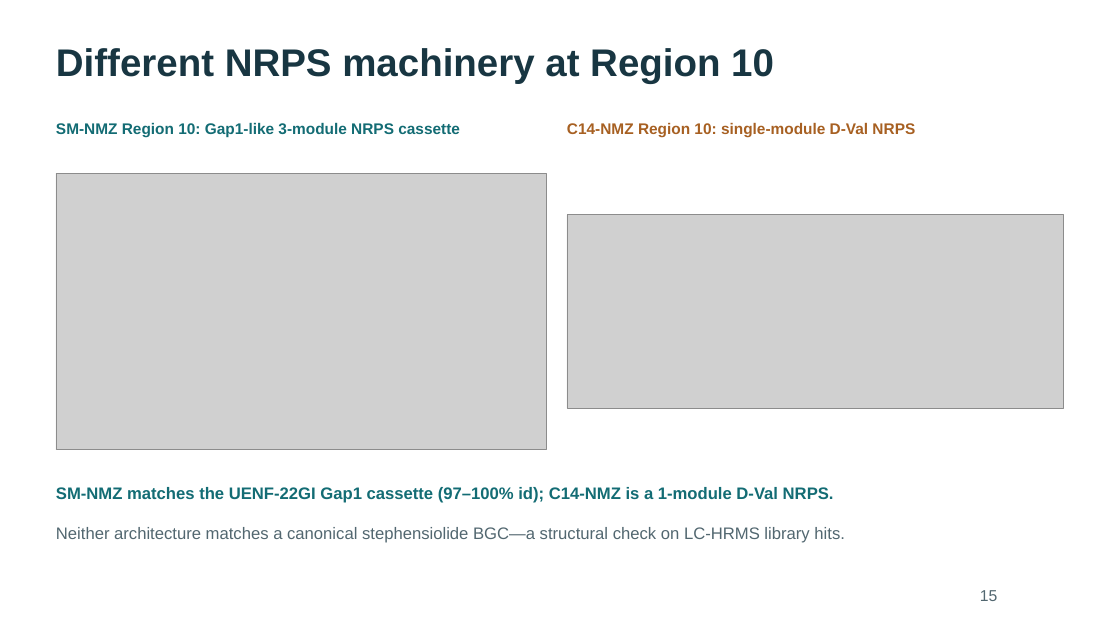
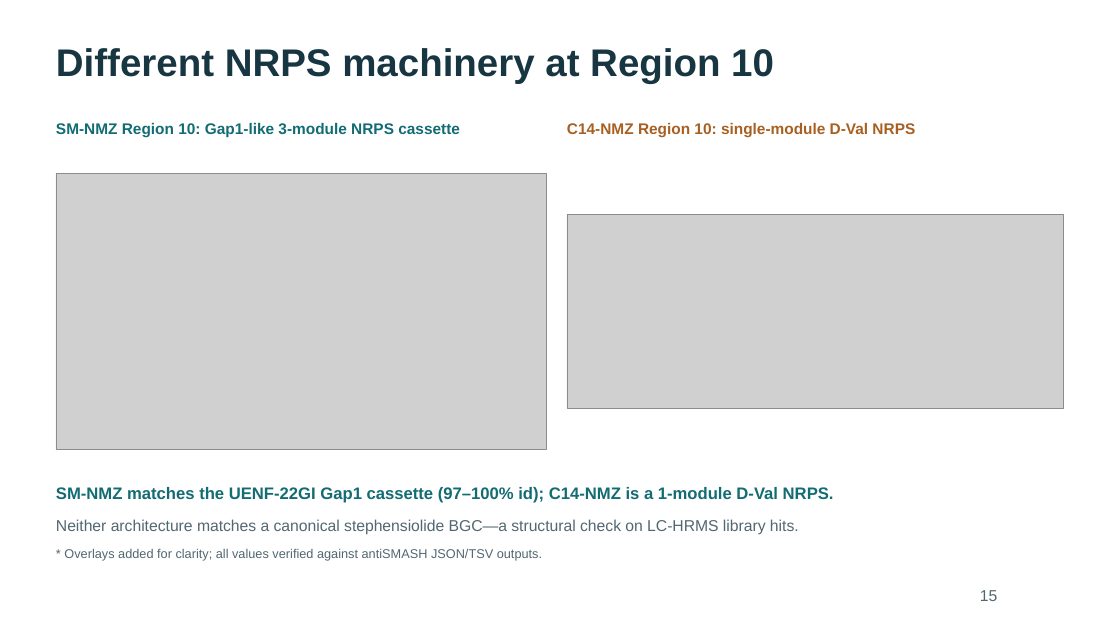
Before and after one commit to WhyAdr/sm-manu, a slide deck: slide 15 of explainer/NMZ-Serratia-genomics-explainer-2026-10-20.pptx. Drawn at 1120x630 pixels with LibreOffice and Linux fonts; fonts in the diff are those of the drawing; grey boxes stand for pictures. Boxes give left, top, right and bottom in pixels: in the first picture for what was removed or moved away, otherwise in the second. Text is boxed around its words. In the diff, an @@ line names an element or a change of style, - is before the commit and + after.

Commit message:
Add serratamolide chemistry and pan-proteome slides (44-slide deck); alt text, 3-lens antiSMASH slide, aromatic split; soften absence claims; rebuild PPTX/PDFs

```diff
--- a/explainer/NMZ-Serratia-genomics-explainer-2026-10-20.pptx
+++ b/explainer/NMZ-Serratia-genomics-explainer-2026-10-20.pptx
@@ text "Neither architecture matches a canonical ..." at box(56, 519, 799, 535): size 14.2 to 13.5 pt @@
@@ text added at box(64, 549, 542, 561), 10.9 pt, text #526770 @@
+* Overlays added for clarity; all values verified against antiSMASH JSON/TSV outputs.
```
Also in this commit, not shown: 19 other slides changed, 5 slides added, 1 slide removed, 12 other files.
